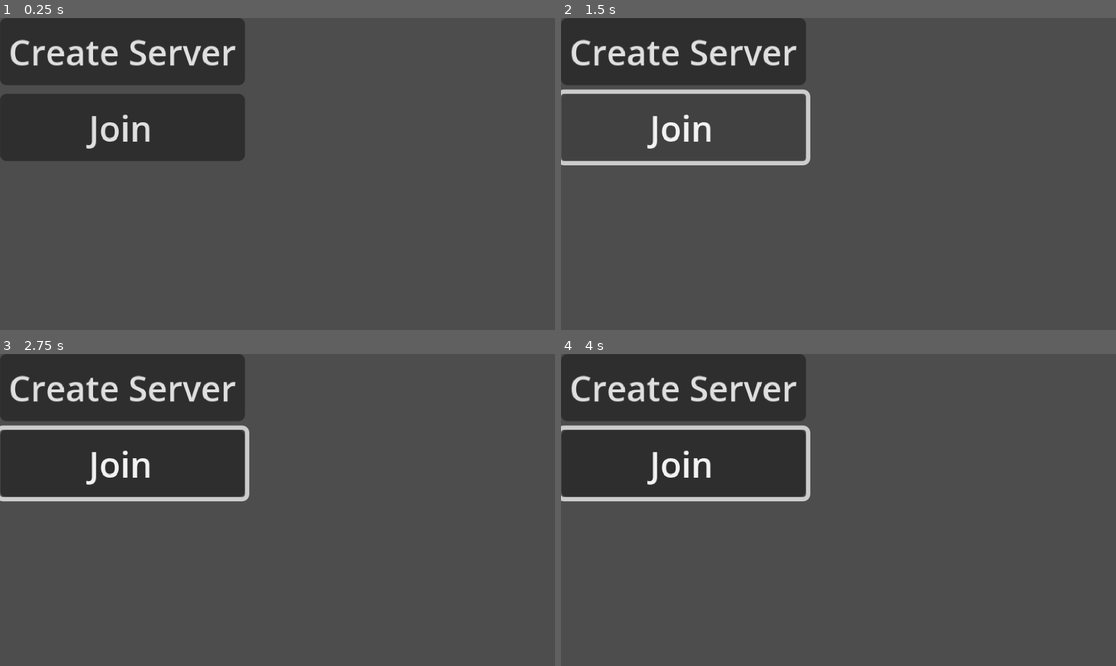
Above: before the commit, frames 1-4 (two rows, left to right).
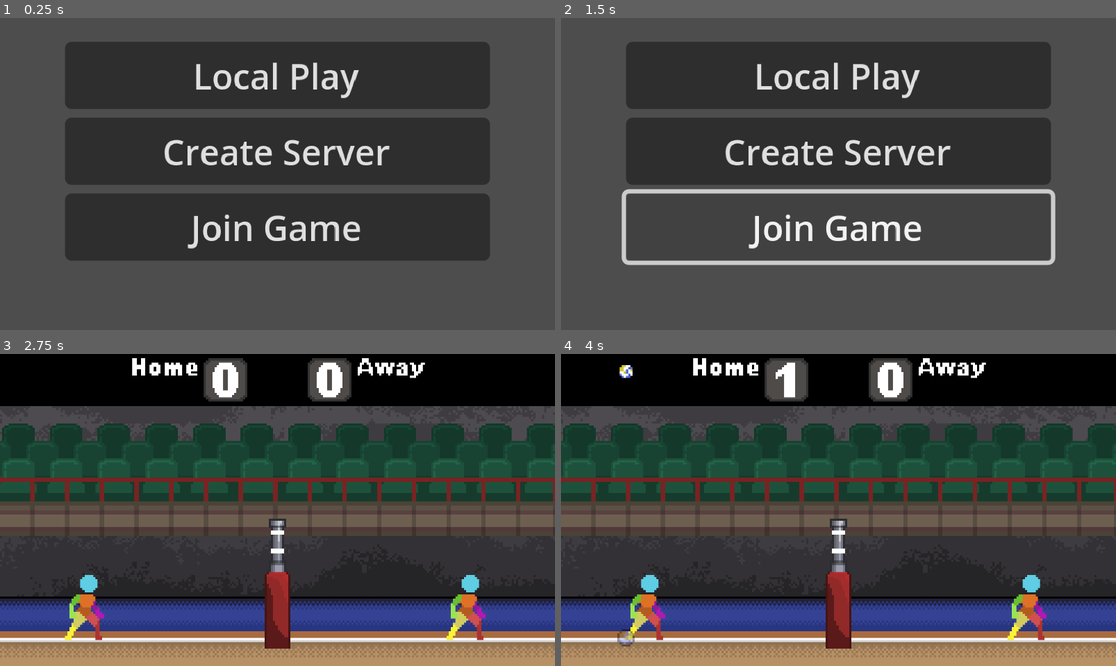
Above: after the commit, the same moments.

Repository: wonderdip/Arcade-Game
Game: Godot game, scene res://Scenes/main_menu.tscn
Two runs of this game, one before a commit and one after it. Both use one fixed random seed, a clock stepped at 60 frames per second and the inputs below.
Inputs (mouse positions are in pixels of both pictures, inside the frame that each line leads up to):
- Up to frame 1 (0.25 s): no input
- Up to frame 2 (1.5 s): click "Create Server" at 0.5 s; click "Join" (after the commit: "Join Game") at 1.25 s
- Up to frame 3 (2.75 s): click (277, 410) at 2 s, where only the run after the commit has a clickable "Local Play"
- Up to frame 4 (4 s): tap Q (spawnball_1) at 2.85, 3.6 s

The runs differ from the first frame. In frame 1, 48% of the frame differs, in the area x 0-89%, y 0-78%; in frame 2, 33%; in frame 3, 81%, in the area x 0-100%, y 0-100%; in frame 4, 81%.

Commit message:
trying very hard to get couch multiplayer

Diff:
--- a/Scenes/main_menu.tscn
+++ b/Scenes/main_menu.tscn
@@ -12,9 +12,22 @@
 script = ExtResource("1_28flt")
 
 [node name="Server" type="VBoxContainer" parent="."]
-layout_mode = 0
-offset_right = 40.0
-offset_bottom = 40.0
+layout_mode = 1
+anchors_preset = 8
+anchor_left = 0.5
+anchor_top = 0.5
+anchor_right = 0.5
+anchor_bottom = 0.5
+offset_left = -98.0
+offset_top = -61.5
+offset_right = 98.0
+offset_bottom = 61.5
+grow_horizontal = 2
+grow_vertical = 2
+
+[node name="Button" type="Button" parent="Server"]
+layout_mode = 2
+text = "Local Play"
 
 [node name="Server" type="Button" parent="Server"]
 layout_mode = 2
@@ -22,8 +35,8 @@
 
 [node name="Join" type="Button" parent="Server"]
 layout_mode = 2
-text = "Join
-"
+text = "Join Game"
 
+[connection signal="pressed" from="Server/Button" to="." method="_on_button_pressed"]
 [connection signal="pressed" from="Server/Server" to="." method="_on_server_pressed"]
-[connection signal="pressed" from="Server/Join" to="." method="_on_client_pressed"]
+[connection signal="pressed" from="Server/Join" to="." method="_on_join_pressed"]
--- a/Scripts/main_menu.gd
+++ b/Scripts/main_menu.gd
@@ -3,5 +3,9 @@
 func _on_server_pressed() -> void:
 	Networkhandler.start_server()
 
-func _on_client_pressed() -> void:
+func _on_button_pressed() -> void:
+	get_tree().change_scene_to_file("res://Scenes/world.tscn")
+	Networkhandler.is_local = true
+
+func _on_join_pressed() -> void:
 	Networkhandler.start_client()
--- a/Scripts/multiplayer_spawner.gd
+++ b/Scripts/multiplayer_spawner.gd
@@ -4,7 +4,7 @@
 
 func _ready() -> void:
 	# Spawn server's own player immediately
-	if multiplayer.is_server():
+	if multiplayer.is_server() and Networkhandler.is_local == false:
 		call_deferred("spawn_player", 1)
 
 	# Connect to spawn other players when they join
--- a/Scripts/networkhandler.gd
+++ b/Scripts/networkhandler.gd
@@ -1,15 +1,15 @@
 extends Node
 
-const IP_ADDRESS: String = "localhost"
+const IP_ADDRESS = "localhost"
 const PORT: int = 41677
 const MAX_CLIENTS: int = 2
 
 var peer: ENetMultiplayerPeer
+var is_local: bool = false
 
 func start_server() -> void:
 	peer = ENetMultiplayerPeer.new()
 	var error = peer.create_server(PORT, MAX_CLIENTS)
-
 	if error != OK:
 		print("Failed to create server: ", error)
 		return
@@ -18,15 +18,16 @@
 	multiplayer.peer_connected.connect(_on_peer_connected)
 	multiplayer.peer_disconnected.connect(_on_peer_disconnected)
 
-	print("Server started on port ", PORT)
+	var local_ip = IP.get_local_addresses()
+	print("Server started on port %d. Local IPs: %s" % [PORT, local_ip])
 
-	# Server switches to world scene
+	# Switch to world scene
 	get_tree().change_scene_to_file("res://Scenes/world.tscn")
+
 
 func start_client() -> void:
 	peer = ENetMultiplayerPeer.new()
 	var error = peer.create_client(IP_ADDRESS, PORT)
-
 	if error != OK:
 		print("Failed to connect to server: ", error)
 		return
@@ -37,6 +38,7 @@
 
 	print("Attempting to connect to ", IP_ADDRESS, ":", PORT)
 
+
 func _on_peer_connected(id: int):
 	print("Peer connected: ", id)
 
@@ -45,7 +47,6 @@
 
 func _on_connected_to_server():
 	print("Successfully connected to server!")
-	# Client switches to world scene
 	get_tree().change_scene_to_file("res://Scenes/world.tscn")
 
 func _on_connection_failed():
--- a/Scripts/player.gd
+++ b/Scripts/player.gd
@@ -23,20 +23,15 @@
 @onready var player_arms: Node2D = $"Player Arms"
 
 func _enter_tree() -> void:
-	set_multiplayer_authority(name.to_int())
+	is_local_mode = Networkhandler.is_local
+	if !is_local_mode:
+		set_multiplayer_authority(name.to_int())
 
 func _ready() -> void:
 	player_arms.visible = false
 
-	# Check if we're in network mode or local mode
-	is_local_mode = multiplayer.multiplayer_peer == null
-
 	if is_local_mode:
-		# Local multiplayer mode - use device IDs
-		# Player name should be "1" or "2" when spawned locally
-		var player_num = name.to_int() if name.is_valid_int() else 1
-		input_suffix = "_" + str(player_num)
-		print("Local mode: Player ", player_num, " using device ", player_num - 1)
+		print("Connected Joybads: ", Input.get_connected_joypads())
 	else:
 		# Network multiplayer mode
 		var peer_id = name.to_int()
@@ -66,6 +61,7 @@
 
 	# Handle jump
 	if Input.is_action_just_pressed("jump" + input_suffix) and is_on_floor():
+		print(input_suffix)
 		velocity.y = JumpForce
 
 	# Handle movement
--- a/Scripts/world.gd
+++ b/Scripts/world.gd
@@ -1,6 +1,7 @@
 extends Node2D
 
 @onready var ball_scene: PackedScene = preload("res://Scenes/ball.tscn")
+@onready var player_scene: PackedScene = preload("res://Scenes/player.tscn")
 @onready var score_board: Node2D = $ScoreBoard
 @onready var multiplayer_spawner: MultiplayerSpawner = $MultiplayerSpawner
 
@@ -20,10 +21,28 @@
 			if peer_count >= 1:
 				await get_tree().create_timer(1.0).timeout
 				spawn_ball()
-	else:
-		# Local mode - players are already in scene, just wait a moment
+	if Networkhandler.is_local == true:
+		# Local mode - spawn both players manually
 		print("Local multiplayer mode detected")
-		# Ball can be spawned immediately or wait for player input
+		setup_local_players()
+
+func setup_local_players() -> void:
+	# Spawn Player 1
+	var player1 = player_scene.instantiate()
+	player1.name = "1"
+	player1.position = Vector2(40, 112)
+	player1.input_suffix = "_1"
+	add_child(player1)
+
+	# Spawn Player 2
+	var player2 = player_scene.instantiate()
+	player2.name = "2"
+	player2.position = Vector2(216, 112)
+	player2.input_suffix = "_2"
+	add_child(player2)
+	print(player2.get_path())
+
+	print("Local players spawned")
 
 func _on_peer_connected(id: int):
 	if multiplayer.is_server() and not ball_spawned:
